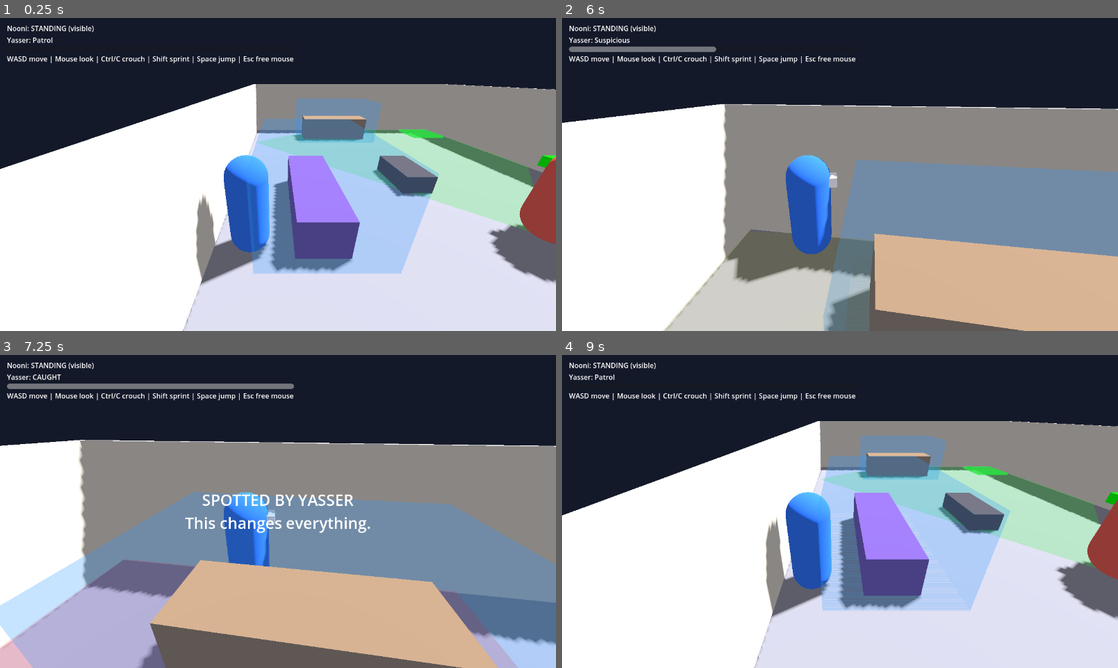
Above: before the commit, frames 1-4 (two rows, left to right).
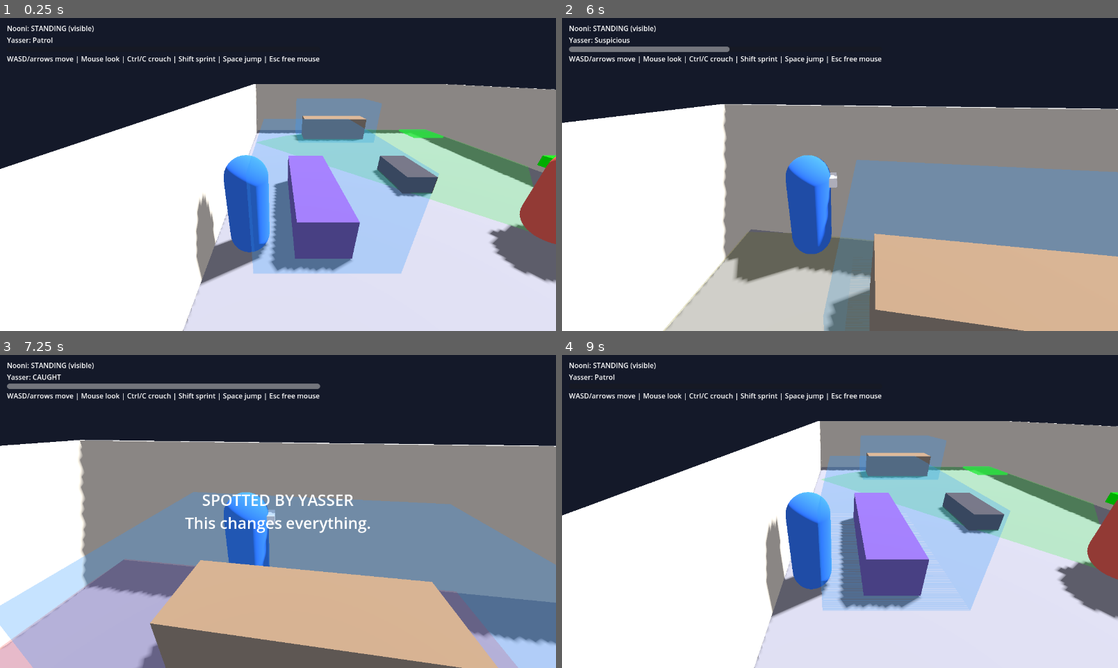
Above: after the commit, the same moments.

Repository: ffawazz/NooniGame
Game: Godot game, scene res://scenes/main.tscn
Two runs of this game, one before a commit and one after it. Both use one fixed random seed, a clock stepped at 60 frames per second and the inputs below.
Inputs (mouse positions are in pixels of both pictures, inside the frame that each line leads up to):
- Up to frame 1 (0.25 s): no input
- Up to frame 2 (6 s): tap Enter at 0.5 s; move the mouse to (867, 174) at 0.52 s; hold Shift (sprint) 0.53-1.28 s; hold W (move_forward) 0.53-5.78 s; tap Ctrl (crouch) at 0.6, 2.3, 3.6, 4.55 s; click (867, 174) at 0.67 s; tap Space (jump) at 0.77, 1.07, 1.52, 1.55, 1.82, 2.1, 3.02, 3.32, 3.77, 3.8, 4.07, 4.52, 4.82 s; move the mouse to (812, 174) at 1.27 s; tap Shift (sprint) at 1.35, 3.05 s; click (812, 174) at 1.42 s; move the mouse to (851, 168) at 2.02 s; click (851, 168) at 2.17 s; move the mouse to (834, 180) at 2.77 s; tap Q (ability) at 2.85 s; click (834, 180) at 2.92 s; move the mouse to (878, 177) at 3.52 s; click (878, 177) at 3.67 s; move the mouse to (795, 171) at 4.27 s; click (795, 171) at 4.35 s; move the mouse to (845, 174) at 5.02 s; hold Shift (sprint) 5.03-5.78 s; tap E (interact) at 5.1 s; click (845, 174) at 5.17 s; move the mouse to (817, 168) at 5.77 s; hold D (move_right) from 5.78 s (still down); tap Tab (open_wheel) at 5.85 s; click (817, 168) at 5.92 s
- Up to frame 3 (7.25 s): tap Space (jump) at 6.02, 6.05, 6.32, 6.77, 7.07 s; move the mouse to (305, 511) at 6.52 s; release D (move_right) at 6.53 s; hold W (move_forward) from 6.53 s (still down); hold Shift (sprint) from 6.53 s (still down); click (305, 511) at 6.67 s; tap Ctrl (crouch) at 6.8 s
- Up to frame 4 (9 s): tap Space (jump) at 7.25, 7.52, 7.82, 8.3, 8.75 s; move the mouse to (812, 511) at 7.27 s; release Shift (sprint) at 7.28 s; tap 1 (switch_1) at 7.35 s; click (812, 511) at 7.42 s; tap Shift (sprint) at 7.55 s; tap Enter at 8 s; move the mouse to (851, 505) at 8.02 s; tap 2 (switch_2) at 8.1 s; click (851, 505) at 8.17 s; move the mouse to (834, 517) at 8.77 s; release W (move_forward) at 8.78 s; hold A (move_left) from 8.78 s (still down); tap 3 (switch_3) at 8.85 s; click (834, 517) at 8.92 s

The runs differ from the first frame. In frame 1, 0.5% of the frame differs, in the area x 4-58%, y 12-15%; in frame 2, 0.6%; in frame 3, 0.6%, in the area x 4-58%, y 9-15%; in frame 4, 0.5%.

Commit message:
Godot: arrow keys move the character (alongside WASD), with tests
Co-Authored-By: Claude Sonnet 5.5 <noreply@anthropic.com>
Claude-Session: https://claude.ai/code/session_017HFFaWguzWiXpyYVQLRizh

Diff:
--- a/godot/scripts/core/input_actions.gd
+++ b/godot/scripts/core/input_actions.gd
@@ -3,10 +3,10 @@
 ## Call register() once; it is safe to call repeatedly.
 
 const KEYS := {
-	"move_forward": [KEY_W],
-	"move_back": [KEY_S],
-	"move_left": [KEY_A],
-	"move_right": [KEY_D],
+	"move_forward": [KEY_W, KEY_UP],
+	"move_back": [KEY_S, KEY_DOWN],
+	"move_left": [KEY_A, KEY_LEFT],
+	"move_right": [KEY_D, KEY_RIGHT],
 	"jump": [KEY_SPACE],
 	"sprint": [KEY_SHIFT],
 	"crouch": [KEY_CTRL, KEY_C],
--- a/godot/scripts/prototype/greybox_room.gd
+++ b/godot/scripts/prototype/greybox_room.gd
@@ -153,7 +153,7 @@
 	box.add_child(_awareness_bar)
 
 	var help := Label.new()
-	help.text = "WASD move | Mouse look | Ctrl/C crouch | Shift sprint | Space jump | Esc free mouse"
+	help.text = "WASD/arrows move | Mouse look | Ctrl/C crouch | Shift sprint | Space jump | Esc free mouse"
 	box.add_child(help)
 
 	_message_label = Label.new()
--- a/godot/tests/run_tests.gd
+++ b/godot/tests/run_tests.gd
@@ -32,6 +32,7 @@
 	await _test_patrol()
 	await _test_nooni_movement()
 	await _test_glimpse_then_investigate()
+	await _test_arrow_keys()
 
 	print("")
 	if failures == 0:
@@ -167,3 +168,31 @@
 	_check(not room.yasser.is_caught(), "a short glimpse alone does not get Nooni caught")
 	room.queue_free()
 	await process_frame
+
+
+## Each arrow key must move Nooni, using real key events (not just action presses).
+func _test_arrow_keys() -> void:
+	for key in [KEY_UP, KEY_DOWN, KEY_LEFT, KEY_RIGHT]:
+		var room := RoomScene.instantiate()
+		room.test_mode = true
+		root.add_child(room)
+		await process_frame
+		room.yasser.hold_position = true
+		room.yasser.global_position = Vector3(5, 0, 4.5)
+		room.nooni.global_position = Vector3(0, 0, -2)  # open floor, away from furniture
+
+		var start: Vector3 = room.nooni.global_position
+		var press := InputEventKey.new()
+		press.physical_keycode = key
+		press.pressed = true
+		Input.parse_input_event(press)
+		await create_timer(0.6).timeout
+		var release := InputEventKey.new()
+		release.physical_keycode = key
+		release.pressed = false
+		Input.parse_input_event(release)
+
+		var moved: float = room.nooni.global_position.distance_to(start)
+		_check(moved > 1.0, "%s key moves Nooni (%.1f m in 0.6 s)" % [OS.get_keycode_string(key), moved])
+		room.queue_free()
+		await process_frame
Not shown, changed: godot/README.md
